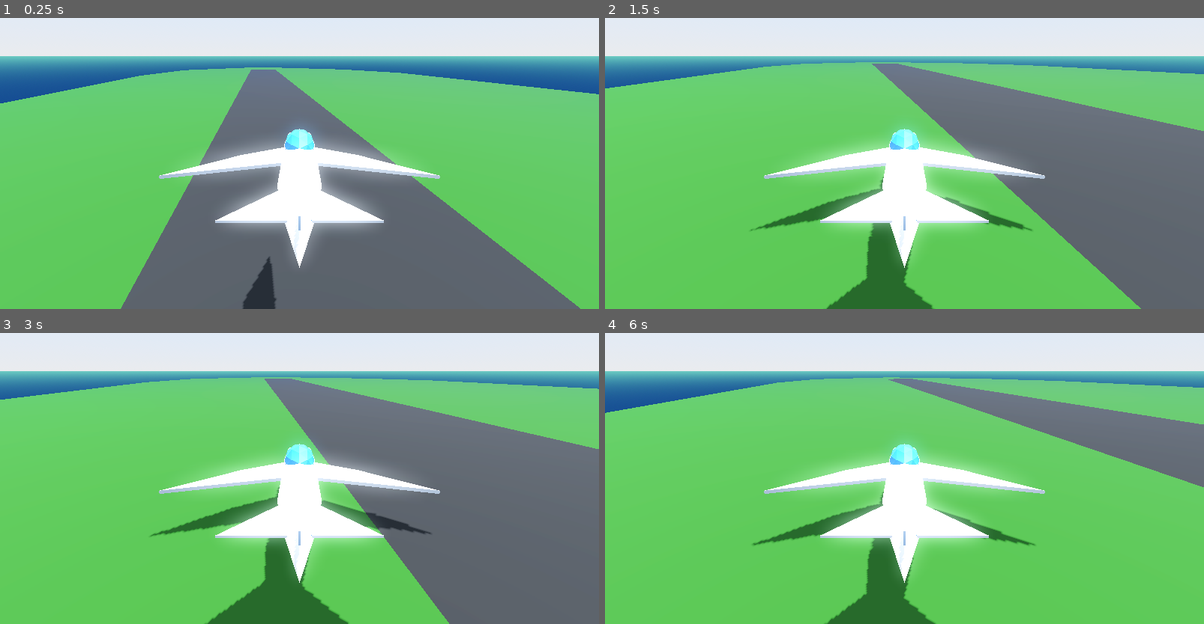
Above: before the commit, frames 1-4 (two rows, left to right).
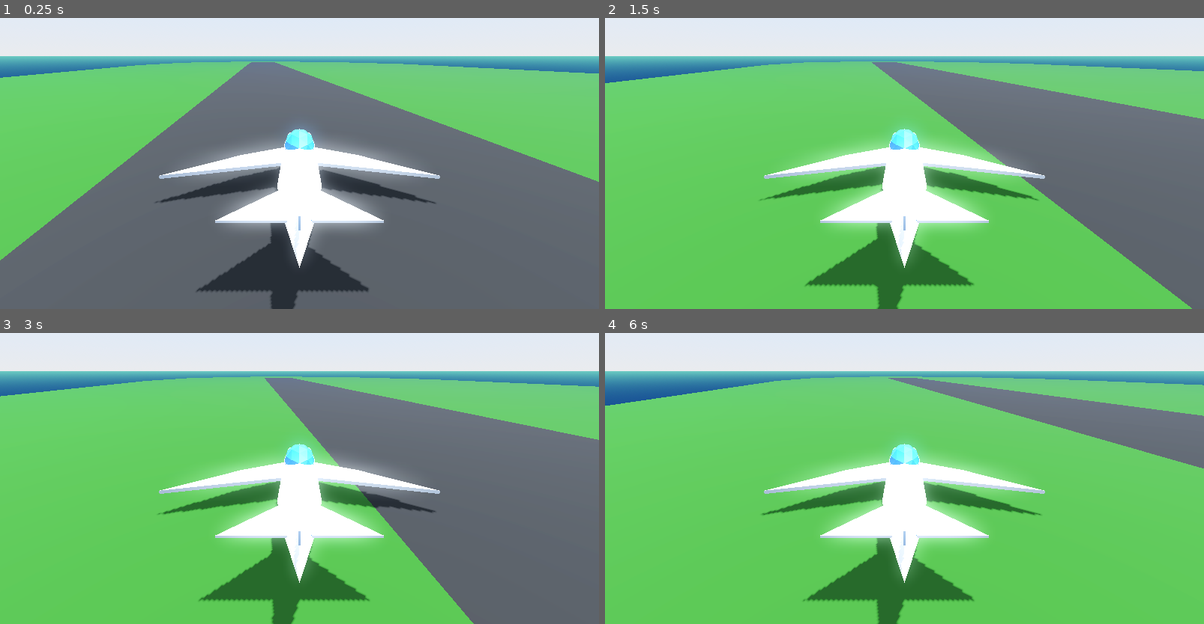
Above: after the commit, the same moments.

Repository: CLMagnus/Aileron
Game: Godot game, scene res://scenes/test_area.tscn
Two runs of this game, one before a commit and one after it. Both use one fixed random seed, a clock stepped at 60 frames per second and the inputs below.
Inputs:
- Up to frame 1 (0.25 s): no input
- Up to frame 2 (1.5 s): tap W (Pitch+) at 0.6 s; tap S (Pitch-) at 1.35 s
- Up to frame 3 (3 s): tap Enter at 2 s; tap D (Roll+) at 2.1 s; tap A (Roll-) at 2.85 s
- Up to frame 4 (6 s): tap Space at 3.5 s; tap E (Yaw+) at 3.6 s; tap Q (Yaw-) at 4.35 s; tap Enter at 5 s; tap W (Pitch+) at 5.1 s; tap S (Pitch-) at 5.85 s

The runs differ from the first frame. In frame 1, 35% of the frame differs, in the area x 0-100%, y 14-100%; in frame 2, 10%; in frame 3, 8.5%; in frame 4, 8.5%.

Commit message:
Cleaned up script and added comments

Diff:
--- a/scenes/GenericPlane.gd
+++ b/scenes/GenericPlane.gd
@@ -4,6 +4,7 @@
 # Y = Yaw
 # Z = Roll
 
+#Declare variables
 #Rotational velocity and Actual Rotation. (Pitch, Yaw, Roll)
 var rotVelocity = Vector3(0.0, 0.0, 0.0)
 var actualRotation = Vector3(0.0, 0.0, 0.0)
@@ -20,21 +21,17 @@
 	var pitch = Input.get_axis("Pitch+","Pitch-")
 	var roll = Input.get_axis("Roll+","Roll-")
 
-	var direction = Vector3(0, 0, 0)
+	#Change rotation by pitch/yaw/roll
+	rotation.x += turningSpeed * pitch
+	rotation.y += turningSpeed * yaw
+	rotation.z += turningSpeed * roll
 
-	velocity.x = direction.x * thrust
-	velocity.y = direction.y * thrust
-	velocity.z = direction.z * thrust
+	#Fly?
+	position += rotation * thrust
 
 	#Apply gravity if not on floor
 	if not is_on_floor():
 		velocity.y -= gravity * delta
 
-	#Change rotation by pitch/yaw/roll
-	rotation.x += turningSpeed * pitch
-	rotation.y += turningSpeed * yaw
-	rotation.z += turningSpeed * roll
-
-	position += rotation * thrust
-
+	#Move and slide
 	move_and_slide()
